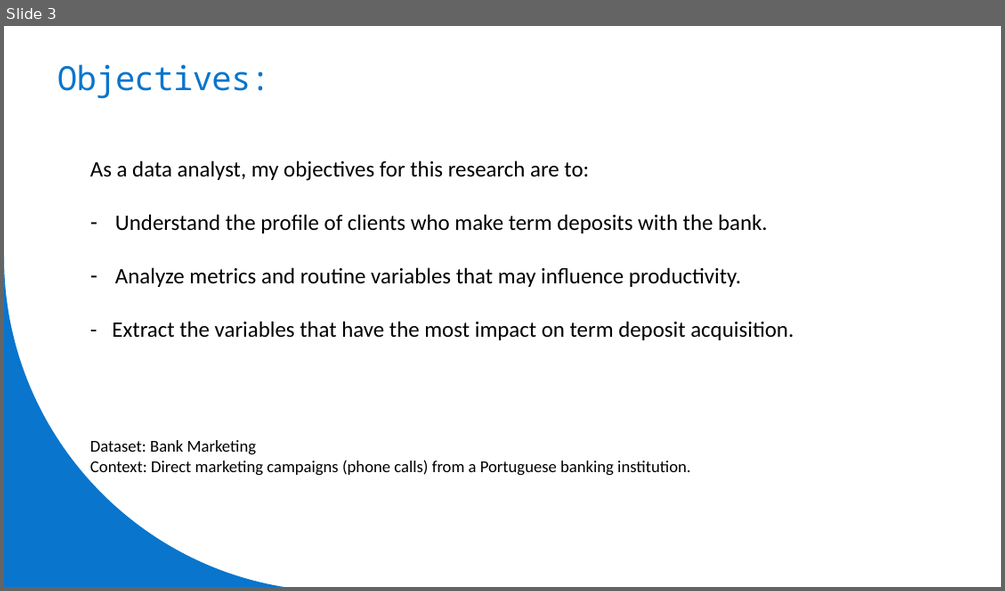
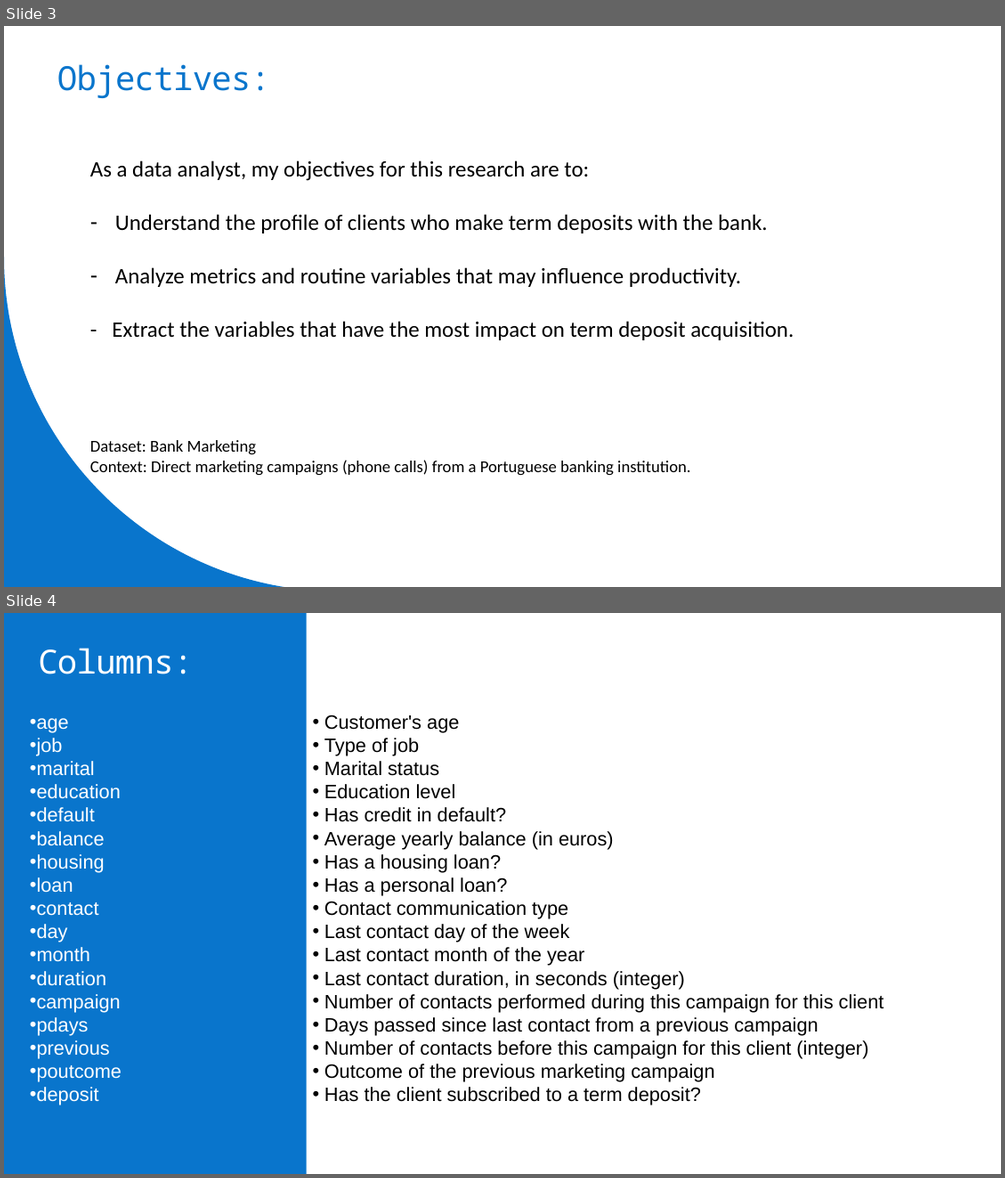
Before and after one commit to lippo1/bank-marketing-analysis, a slide deck: files en-us/presentation-en-us.pptx. Shown one above the other, each under a label of ours: slide 3 before the commit, slides 3 and 4 after it. The pictures are 1005x591 and 1005x1178 pixels, drawn with LibreOffice and Linux fonts; fonts in the diff are those of the drawing. Boxes give left, top, right and bottom in pixels: in the first picture for what was removed or moved away, otherwise in the second. Text is boxed around its words. In the diff, an @@ line names an element or a change of style, - is before the commit and + after.

```diff
--- a/files en-us/presentation-en-us.pptx
+++ b/files en-us/presentation-en-us.pptx
@@ slide 4 added at bbox=[4, 613, 1001, 1174], background #FFFFFF @@
@@ freeform shape added at bbox=[4, 613, 306, 1174], fill #0975CC @@
@@ title added at bbox=[38, 648, 193, 674], 48 pt, text #FFFFFF @@
+Columns:
@@ text added at bbox=[30, 718, 121, 1105], 28 pt, text #FFFFFF @@
+• age
+• job
+• marital
+• education
+• default
+• balance
+• housing
+• loan
+• contact
+• day
+• month
+• duration
+• campaign
+• pdays
+• previous
+• poutcome
+• deposit
@@ text added at bbox=[324, 714, 884, 1105], 28 pt, text #000000 @@
+• Customer's age
+• Type of job
+• Marital status
+• Education level
+• Has credit in default?
+• Average yearly balance (in euros)
+• Has a housing loan?
+• Has a personal loan?
+• Contact communication type
+• Last contact day of the week
+• Last contact month of the year
+• Last contact duration, in seconds (integer)
+• Number of contacts performed during this campaign for this client
+• Days passed since last contact from a previous campaign
+• Number of contacts before this campaign for this client (integer)
+• Outcome of the previous marketing campaign
+• Has the client subscribed to a term deposit?
```
Also in this commit, not shown: 3 slides changed, 5 other slides added, 6 slides removed.
